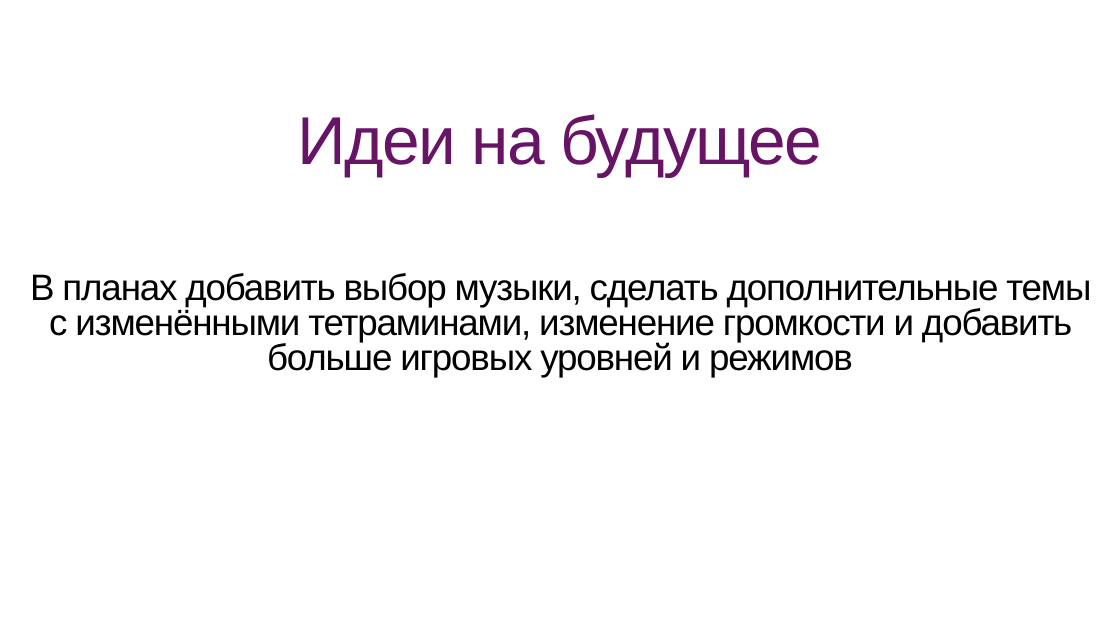
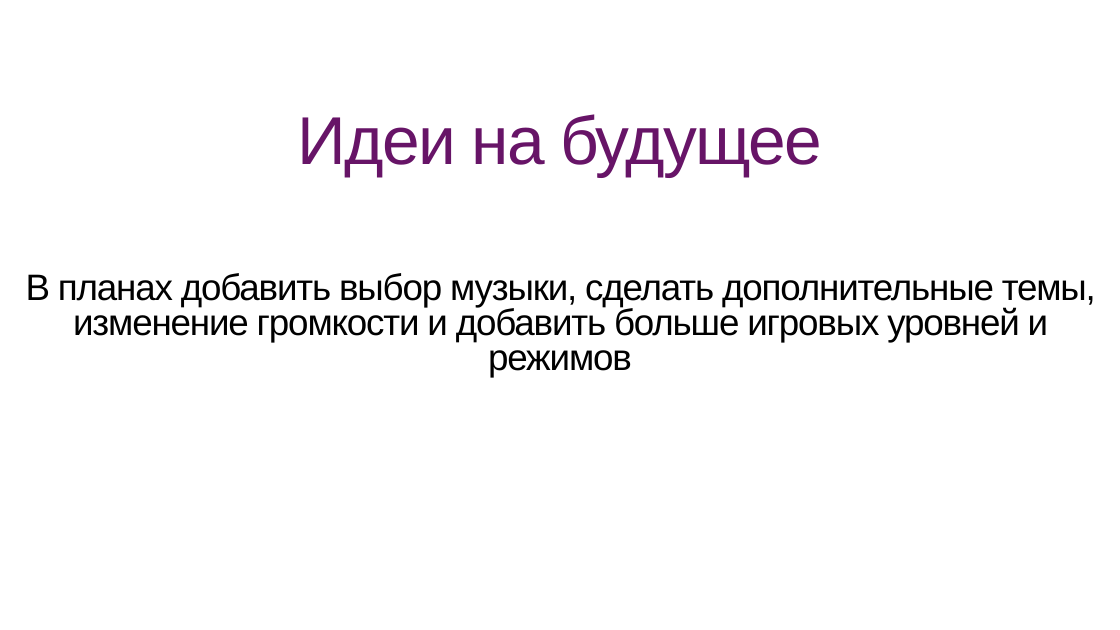
Before and after one commit to Zegoris/Tetris, a slide deck: slide 8 of Presentetion.pptx. Drawn at 1120x630 pixels with LibreOffice and Linux fonts; fonts in the diff are those of the drawing. Boxes give left, top, right and bottom in pixels: in the first picture for what was removed or moved away, otherwise in the second. Text is boxed around its words. In the diff, an @@ line names an element or a change of style, - is before the commit and + after.

```diff
--- a/Presentetion.pptx
+++ b/Presentetion.pptx
@@ text at [26,273,1096,378]: text changed @@
-В планах добавить выбор музыки, сделать дополнительные темы с изменёнными тетраминами, изменение громкости и добавить больше игровых уровней и режимов
+В планах добавить выбор музыки, сделать дополнительные темы, изменение громкости и добавить больше игровых уровней и режимов
```
Also in this commit, not shown: 1 other slide changed, 2 other files.
